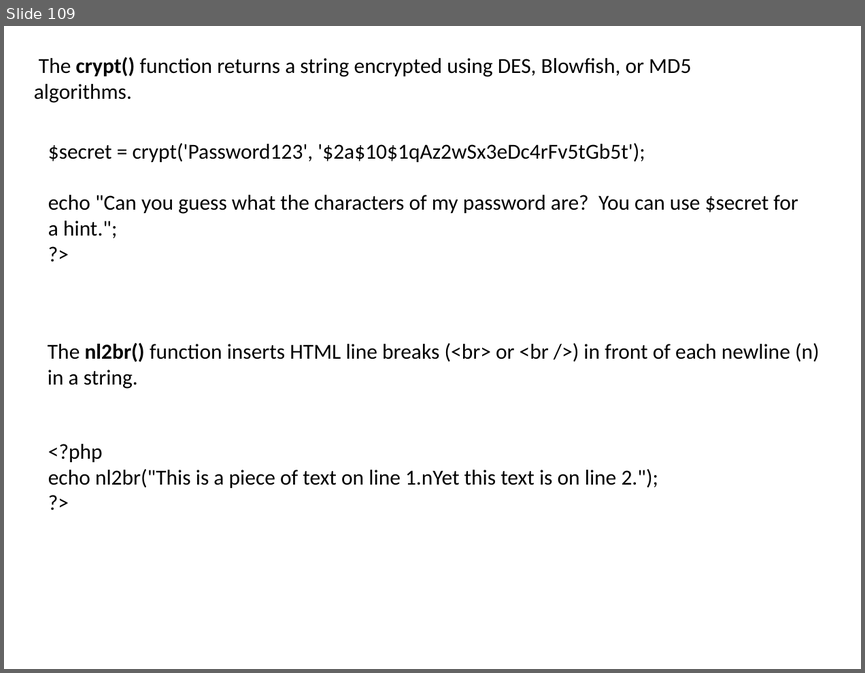
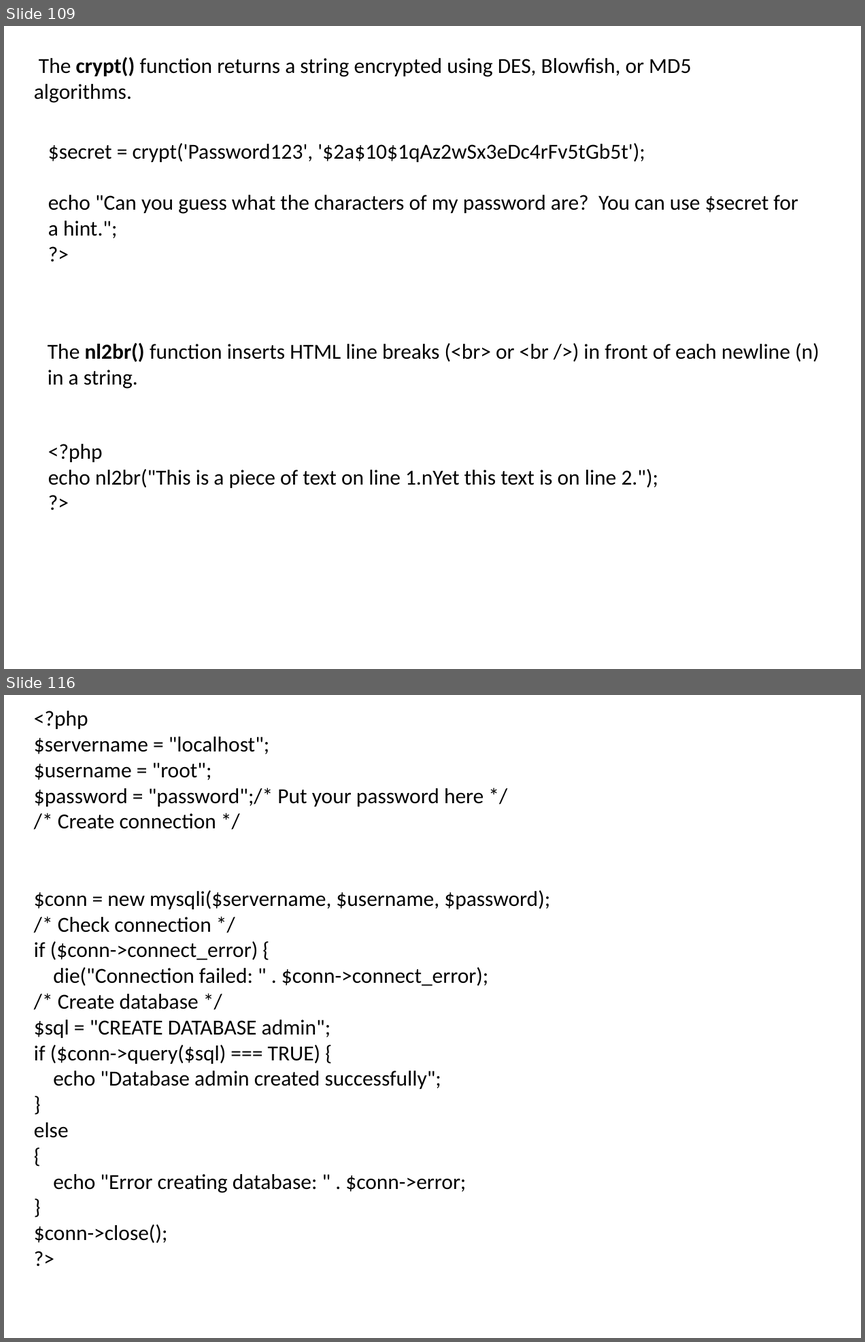
Before and after one commit to sanjay70sharma/PHP, a slide deck: PHP.pptx. Shown one above the other, each under a label of ours: slide 109 before the commit, slides 109 and 116 after it; the slides between them are not shown. The pictures are 865x673 and 865x1342 pixels, drawn with LibreOffice and Linux fonts; fonts in the diff are those of the drawing. Boxes give left, top, right and bottom in pixels: in the first picture for what was removed or moved away, otherwise in the second. Text is boxed around its words. In the diff, an @@ line names an element or a change of style, - is before the commit and + after.

```diff
--- a/PHP.pptx
+++ b/PHP.pptx
@@ slide 116 added at box(4, 695, 861, 1338), background #FFFFFF @@
@@ text added at box(34, 711, 550, 1242), 18 pt, text #000000 @@
+<?php
+$servername = "localhost";
+$username = "root";
+$password = "password";/* Put your password here */
+/* Create connection */
+$conn = new mysqli($servername, $username, $password);
+/* Check connection */
+if ($conn->connect_error) {
+die("Connection failed: " . $conn->connect_error);
+/* Create database */
+$sql = "CREATE DATABASE admin";
+if ($conn->query($sql) === TRUE) {
+echo "Database admin created successfully";
+}
+else
+{
+echo "Error creating database: " . $conn->error;
+}
+$conn->close();
+?>
```
Also in this commit, not shown: 26 other slides added.
